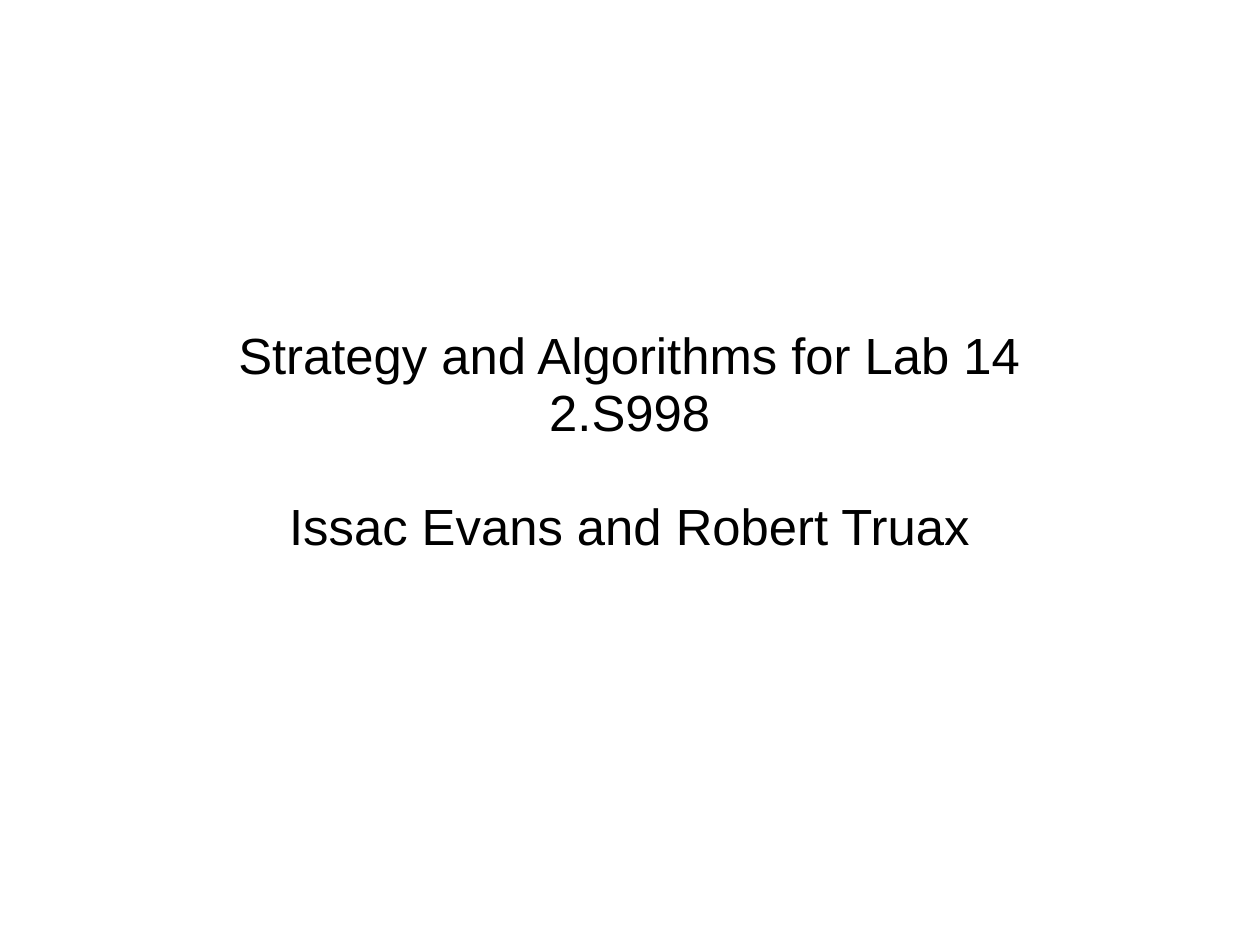
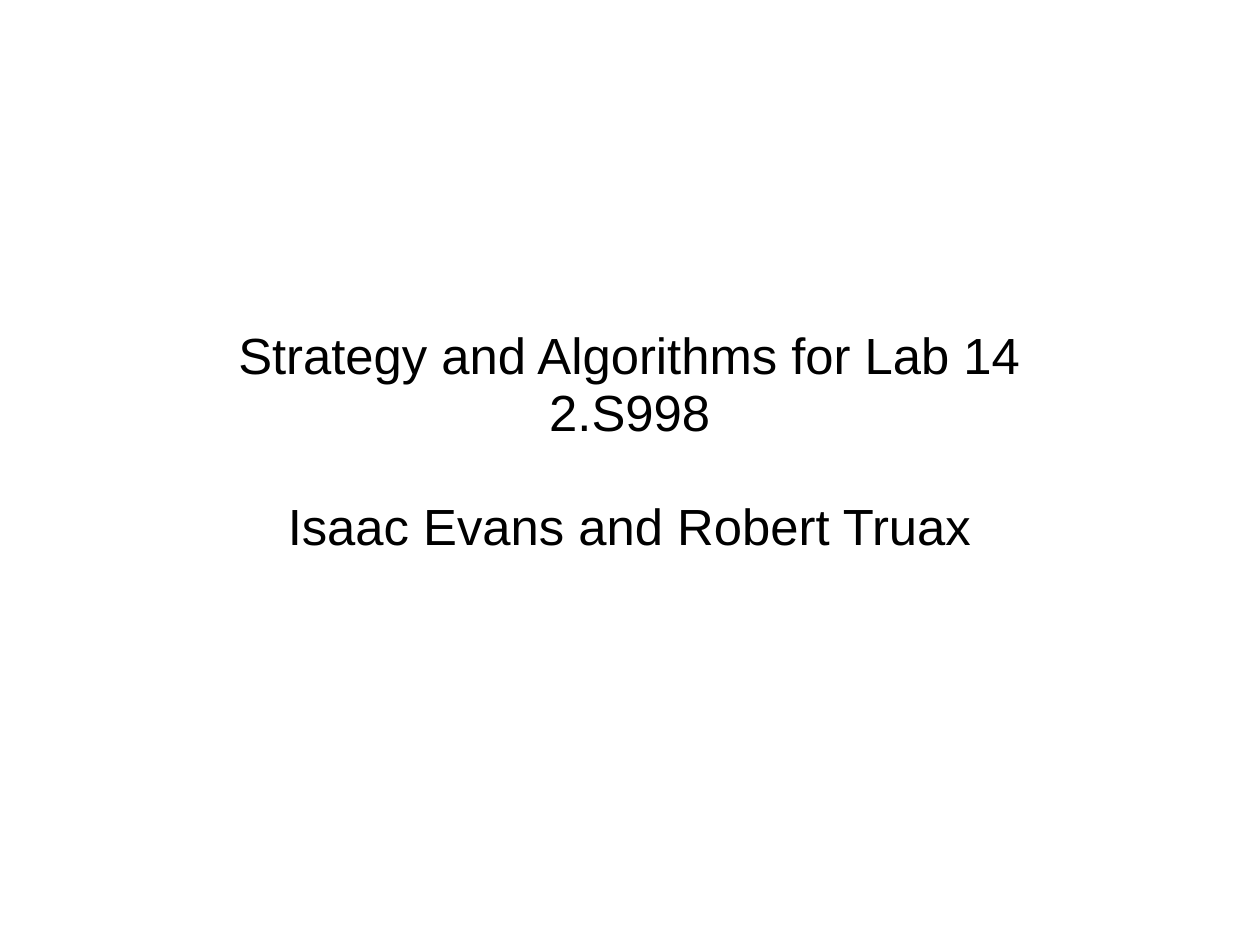
Before and after one commit to ievans/moos-ivp-lab-14, a slide deck: slide 1 of presentation.ppt. Drawn at 1260x945 pixels with LibreOffice and Linux fonts; fonts in the diff are those of the drawing. Boxes give left, top, right and bottom in pixels: in the first picture for what was removed or moved away, otherwise in the second. Text is boxed around its words. In the diff, an @@ line names an element or a change of style, - is before the commit and + after.

```diff
--- a/presentation.ppt
+++ b/presentation.ppt
@@ text at <box>288,508,971,546</box>: text changed @@
-Issac Evans and Robert Truax
+Isaac Evans and Robert Truax
```
Also in this commit, not shown: 1 other slide changed.
